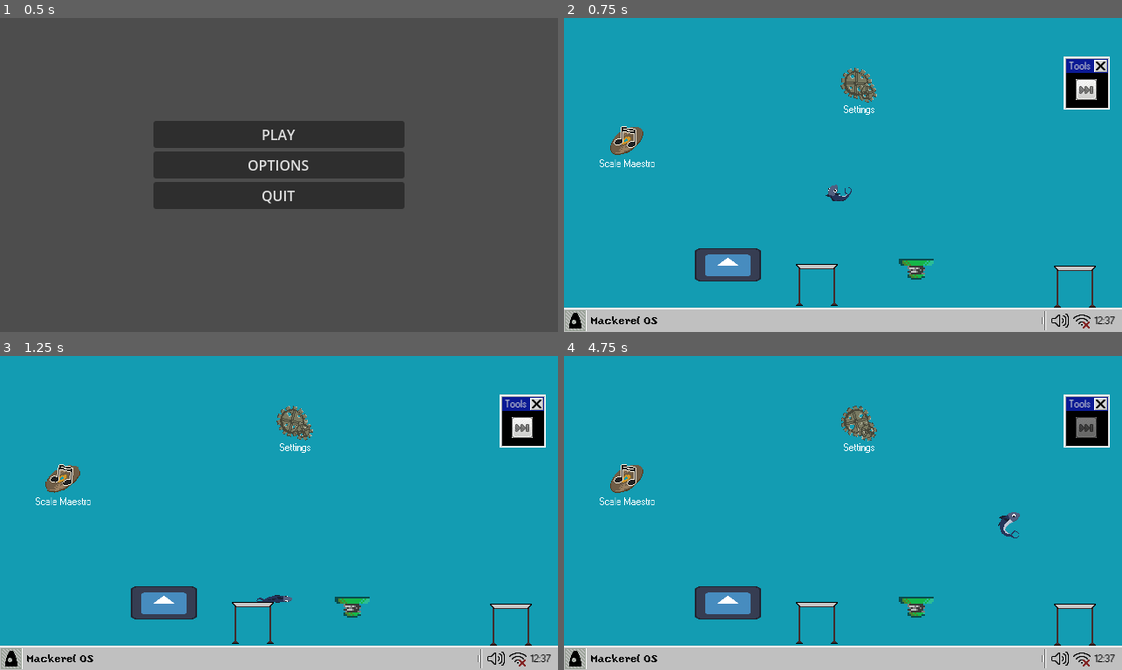
Above: before the commit, frames 1-4 (two rows, left to right).
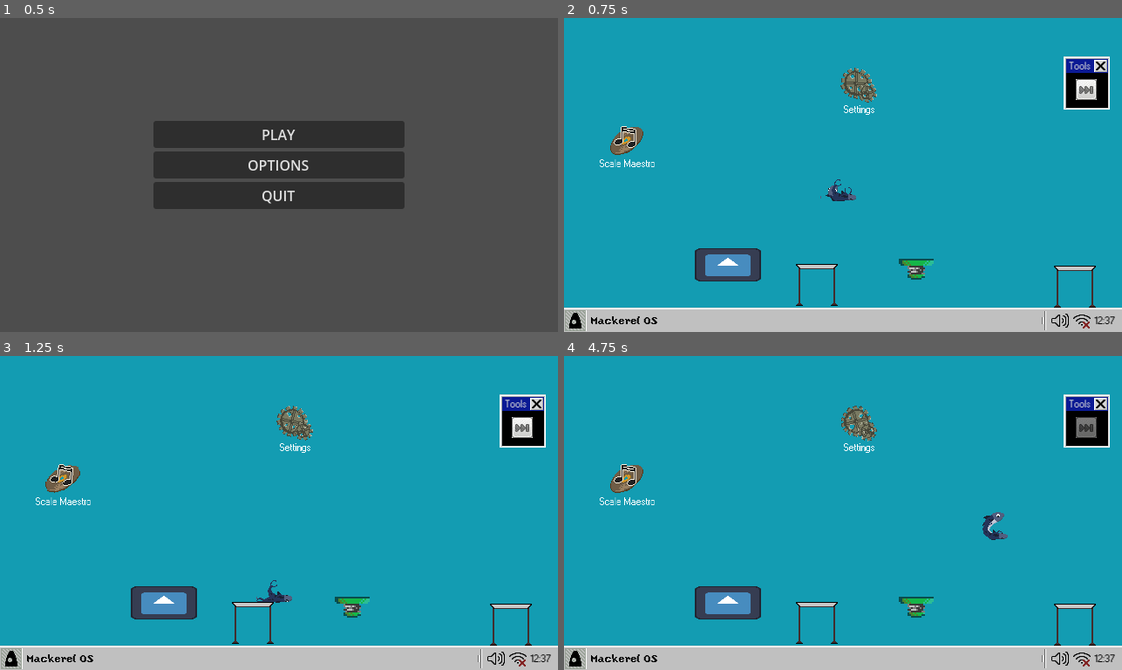
Above: after the commit, the same moments.

Repository: SomeToffee/Lets_Go_Phishing
Game: Godot game, scene res://misc/root.tscn
Two runs of this game, one before a commit and one after it. Both use one fixed random seed, a clock stepped at 60 frames per second and the inputs below. The engine's default icon, where the game draws it, is replaced by a stand-in: a white triangle on a blue panel in a dark square.
Inputs:
- Up to frame 1 (0.5 s): no input
- Up to frame 2 (0.75 s): click "PLAY" at 0.5 s
- Up to frame 3 (1.25 s): no input
- Up to frame 4 (4.75 s): hold Right (right) 1.28-2.78 s; tap X (bold) at 1.35, 2.3, 2.85, 3.8, 4.35 s; tap Space (jump) at 1.52, 2.27, 3.77, 4.52 s; tap Z (dash) at 1.55, 2.1, 3.05, 3.6, 4.55 s; hold Left (left) 2.78-3.53 s; hold Right (right) from 3.53 s (still down)

Frame 1 is identical in both runs. In frame 2, less than 0.1% of the frame differs, in the area x 45-53%, y 51-59%; in frame 3, less than 0.1%; in frame 4, 0.4%, in the area x 75-82%, y 49-59%.

Commit message:
Don't remember

Diff:
--- /dev/null
+++ b/phishing 4.0/scenes/platforms/dk_barrel.gd
@@ -0,0 +1,15 @@
+extends Node2D
+
+
+# Called when the node enters the scene tree for the first time.
+func _ready():
+	pass # Replace with function body.
+
+
+# Called every frame. 'delta' is the elapsed time since the previous frame.
+func _process(delta):
+	pass
+
+
+func _on_area_2d_area_entered(area):
+	player.global_position = self.global_position
--- /dev/null
+++ b/phishing 4.0/scenes/platforms/dk_barrel.tscn
@@ -0,0 +1,31 @@
+[gd_scene load_steps=5 format=3 uid="uid://cen4ik50lnnvw"]
+
+[ext_resource type="Script" path="res://scenes/platforms/dk_barrel.gd" id="1_g43rj"]
+[ext_resource type="Texture2D" uid="uid://b2cv57ym4dkdx" path="res://icon.svg" id="2_ttqtw"]
+
+[sub_resource type="SpriteFrames" id="SpriteFrames_ojstq"]
+animations = [{
+"frames": [{
+"duration": 1.0,
+"texture": ExtResource("2_ttqtw")
+}],
+"loop": true,
+"name": &"default",
+"speed": 5.0
+}]
+
+[sub_resource type="CircleShape2D" id="CircleShape2D_gqeks"]
+radius = 62.0
+
+[node name="dk_barrel" type="Node2D"]
+script = ExtResource("1_g43rj")
+
+[node name="AnimatedSprite2D" type="AnimatedSprite2D" parent="."]
+sprite_frames = SubResource("SpriteFrames_ojstq")
+
+[node name="Area2D" type="Area2D" parent="."]
+
+[node name="CollisionShape2D" type="CollisionShape2D" parent="Area2D"]
+shape = SubResource("CircleShape2D_gqeks")
+
+[connection signal="area_entered" from="Area2D" to="." method="_on_area_2d_area_entered"]
--- a/phishing 4.0/scenes/player/Player.gd
+++ b/phishing 4.0/scenes/player/Player.gd
@@ -92,8 +92,9 @@
 			if move_lock == false and hit_lock == false:
 				if direction:
 					velocity.x = direction.x * speed
-				else:
-					velocity.x = move_toward(velocity.x, 0, speed)
+				velocity.x *= 0.9
+#				else:
+#					velocity.x = move_toward(velocity.x, 0, 0.5)
 		if got_hit == true:
 			got_hit = false
 			getting_hit()
--- a/phishing 4.0/scenes/player/Player.tscn
+++ b/phishing 4.0/scenes/player/Player.tscn
@@ -1,10 +1,11 @@
-[gd_scene load_steps=39 format=3 uid="uid://cmrt30o7muylv"]
+[gd_scene load_steps=43 format=3 uid="uid://cmrt30o7muylv"]
 
 [ext_resource type="Script" path="res://scenes/player/Player.gd" id="1_k55ba"]
 [ext_resource type="Texture2D" uid="uid://b2cv57ym4dkdx" path="res://icon.svg" id="3_f33wk"]
 [ext_resource type="Texture2D" uid="uid://dors4cr2kw6pl" path="res://assets/player/move_flop0-Sheet.png" id="3_ilt55"]
 [ext_resource type="Texture2D" uid="uid://bjuoyi2kaispi" path="res://assets/player/fishflop.png" id="3_w28dj"]
 [ext_resource type="Texture2D" uid="uid://bhrsym3dmkxkt" path="res://assets/player/splat.png" id="4_iejeg"]
+[ext_resource type="Texture2D" uid="uid://co0tein2tdjsx" path="res://assets/player/skid0-Sheet.png" id="5_7x26s"]
 
 [sub_resource type="AtlasTexture" id="AtlasTexture_woiep"]
 atlas = ExtResource("3_ilt55")
@@ -154,6 +155,28 @@
 "loop": false,
 "name": &"default",
 "speed": 10.0
+}]
+
+[sub_resource type="AtlasTexture" id="AtlasTexture_bu608"]
+atlas = ExtResource("5_7x26s")
+region = Rect2(0, 0, 41, 27)
+
+[sub_resource type="AtlasTexture" id="AtlasTexture_kqwqw"]
+atlas = ExtResource("5_7x26s")
+region = Rect2(41, 0, 41, 27)
+
+[sub_resource type="SpriteFrames" id="SpriteFrames_2uul8"]
+animations = [{
+"frames": [{
+"duration": 1.0,
+"texture": SubResource("AtlasTexture_bu608")
+}, {
+"duration": 1.0,
+"texture": SubResource("AtlasTexture_kqwqw")
+}],
+"loop": true,
+"name": &"default",
+"speed": 5.0
 }]
 
 [sub_resource type="CapsuleShape2D" id="CapsuleShape2D_an0od"]
@@ -243,20 +266,30 @@
 frame_progress = 1.0
 flip_h = true
 
+[node name="ground_slide" type="AnimatedSprite2D" parent="."]
+position = Vector2(0, 5)
+sprite_frames = SubResource("SpriteFrames_2uul8")
+frame = 1
+frame_progress = 0.473914
+
 [node name="idle_collision" type="CollisionShape2D" parent="."]
+visible = false
 position = Vector2(0, 12.2222)
 rotation = 1.5708
 shape = SubResource("CapsuleShape2D_an0od")
 
 [node name="roll_collision" type="CollisionShape2D" parent="."]
+visible = false
 position = Vector2(0.38889, 3.88889)
 shape = SubResource("RectangleShape2D_velkc")
 
 [node name="wall_splat_collison" type="CollisionShape2D" parent="."]
+visible = false
 position = Vector2(13.3333, 1.11111)
 shape = SubResource("RectangleShape2D_74fsu")
 
 [node name="wall_splat_collison_left" type="CollisionShape2D" parent="."]
+visible = false
 position = Vector2(-12.6111, 1.11111)
 shape = SubResource("RectangleShape2D_74fsu")
 
@@ -278,18 +311,22 @@
 collision_priority = 50.0
 
 [node name="idle_box" type="CollisionShape2D" parent="hurt_box"]
+visible = false
 position = Vector2(0.555555, 12.2222)
 shape = SubResource("RectangleShape2D_mrmq1")
 
 [node name="roll_box" type="CollisionShape2D" parent="hurt_box"]
+visible = false
 position = Vector2(0.38889, 3.88889)
 shape = SubResource("RectangleShape2D_vws5u")
 
 [node name="wall_splat_box" type="CollisionShape2D" parent="hurt_box"]
+visible = false
 position = Vector2(13.3333, 1.11111)
 shape = SubResource("RectangleShape2D_2w8jk")
 
 [node name="wall_splat_box_left" type="CollisionShape2D" parent="hurt_box"]
+visible = false
 position = Vector2(-13, 1)
 shape = SubResource("RectangleShape2D_2w8jk")
 
Binary file added: phishing 4.0/assets/player/skid0-Sheet.png
Not shown, added: phishing 4.0/assets/player/skid0-Sheet.png.import
Not shown: 1 places in phishing 4.0/scenes/player/Player.tscn that only renumber resources
